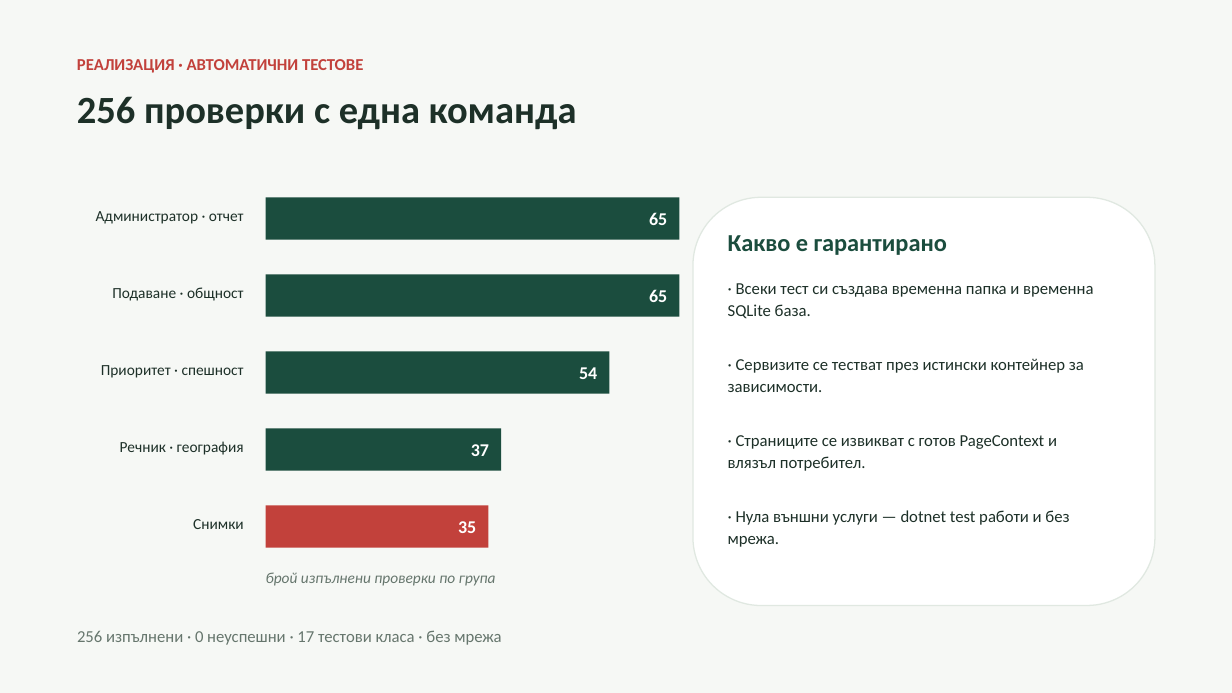
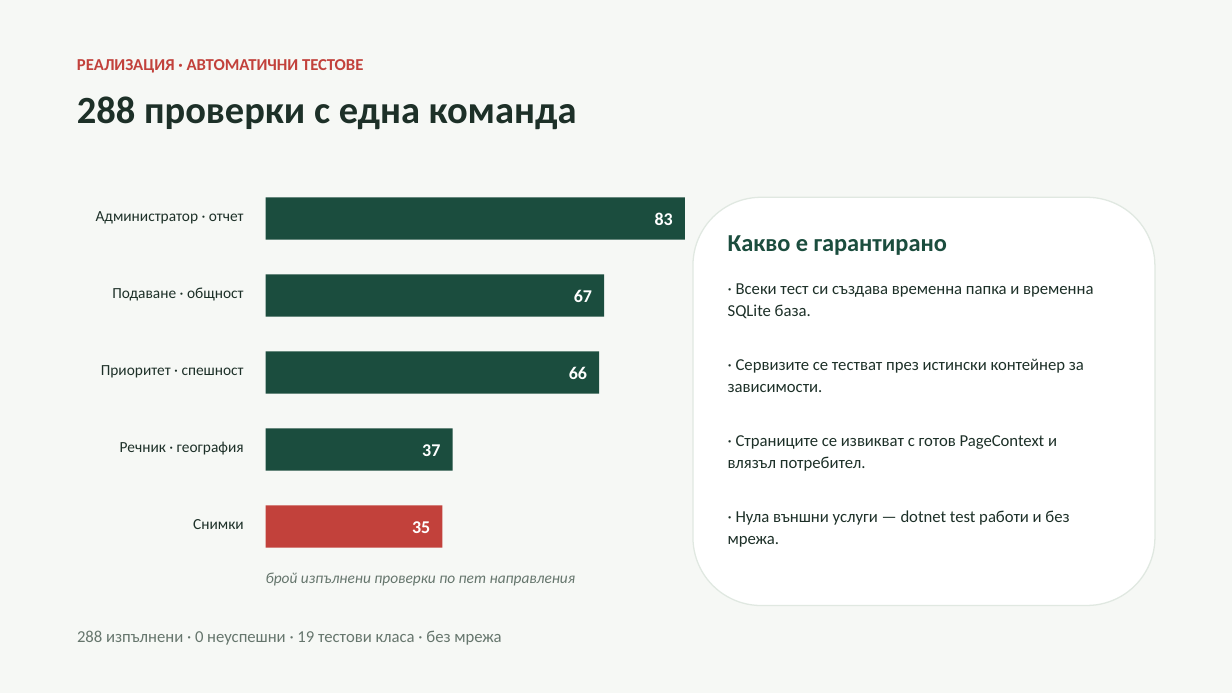
Before and after one commit to selinshengova-ai/CivicEyeGD, a slide deck: slide 10 of Docs/prezentacia-civiceye-gd.pptx (slide 9 before the commit). Drawn at 1232x693 pixels with LibreOffice and Linux fonts; fonts in the diff are those of the drawing. Boxes give left, top, right and bottom in pixels: in the first picture for what was removed or moved away, otherwise in the second. Text is boxed around its words. In the diff, an @@ line names an element or a change of style, - is before the commit and + after.

```diff
--- a/Docs/prezentacia-civiceye-gd.pptx
+++ b/Docs/prezentacia-civiceye-gd.pptx
@@ text at [77,96,577,130]: text changed @@
-256 проверки с една команда
+288 проверки с една команда
@@ rectangle "83": place and size @@
-rectangle "83" at [266,198,680,240]
+rectangle "83" at [266,198,686,240]
@@ text in rectangle at [655,212,673,225]: text changed @@
-65
+83
@@ rectangle "67": place and size @@
-rectangle "67" at [266,274,680,317]
+rectangle "67" at [266,274,604,317]
@@ text in rectangle at [574,289,592,302]: text changed @@
-65
+67
@@ rectangle "66": place and size @@
-rectangle "66" at [266,351,610,394]
+rectangle "66" at [266,351,600,394]
@@ text in rectangle at [569,366,587,379]: text changed @@
-54
+66
@@ rectangle "37": place and size @@
-rectangle "37" at [266,429,502,471]
+rectangle "37" at [266,429,453,471]
@@ rectangle "35": place and size @@
-rectangle "35" at [266,506,489,548]
+rectangle "35" at [266,506,443,548]
@@ text at [266,572,575,586]: text changed @@
-брой изпълнени проверки по група
+брой изпълнени проверки по пет направления
@@ text at [77,630,501,645]: text changed @@
-256 изпълнени · 0 неуспешни · 17 тестови класа · без мрежа
+288 изпълнени · 0 неуспешни · 19 тестови класа · без мрежа
```
Also in this commit, not shown: 4 other slides changed, 2 slides added, 5 other files.
